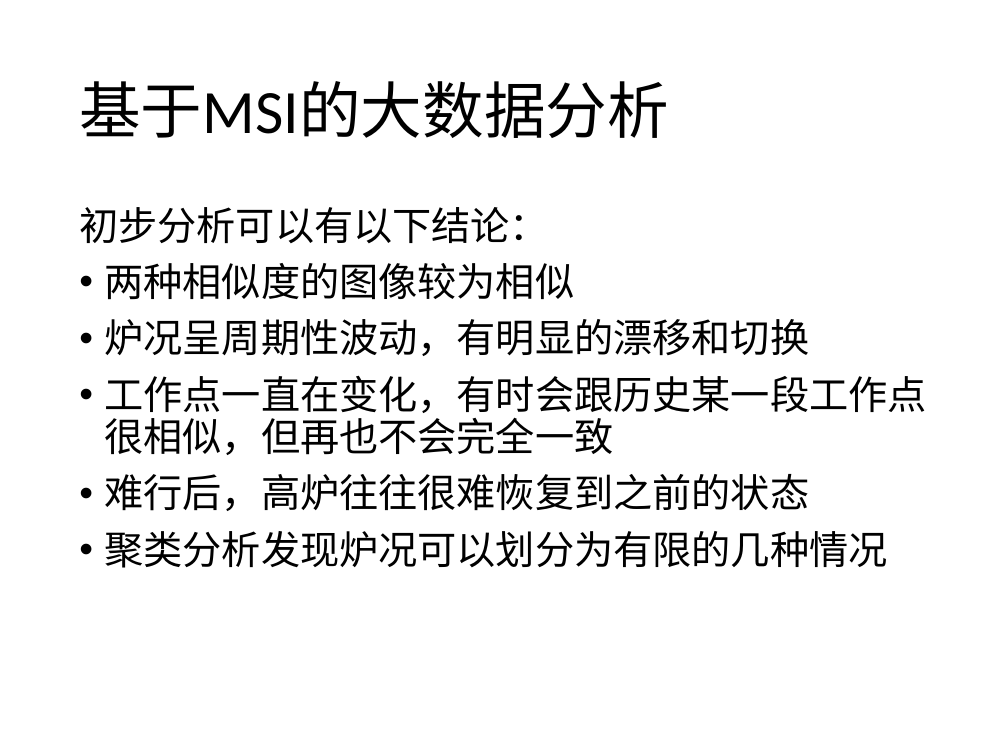
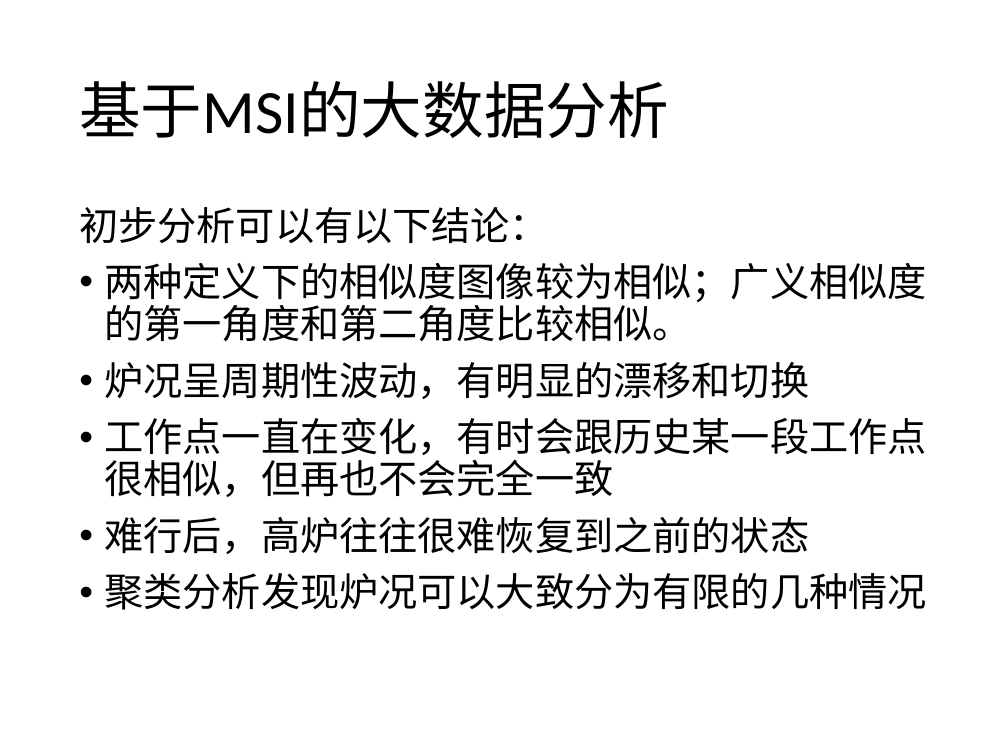
Before and after one commit to prm10/paper, a slide deck: slide 19 of presentation/msi.pptx (slide 15 before the commit). Drawn at 1008x756 pixels with LibreOffice and Linux fonts; fonts in the diff are those of the drawing. Boxes give left, top, right and bottom in pixels: in the first picture for what was removed or moved away, otherwise in the second. Text is boxed around its words. In the diff, an @@ line names an element or a change of style, - is before the commit and + after.

```diff
--- a/presentation/msi.pptx
+++ b/presentation/msi.pptx
@@ text at [105,263,927,341]: text changed @@
-• 两种相似度的图像较为相似
+• 两种定义下的相似度图像较为相似；广义相似度的第一角度和第二角度比较相似。
@@ text at [105,573,927,610]: text changed @@
-• 聚类分析发现炉况可以划分为有限的几种情况
+• 聚类分析发现炉况可以大致分为有限的几种情况
```
Also in this commit, not shown: 10 other slides changed, 6 slides added, 3 slides removed, 2 other files.
